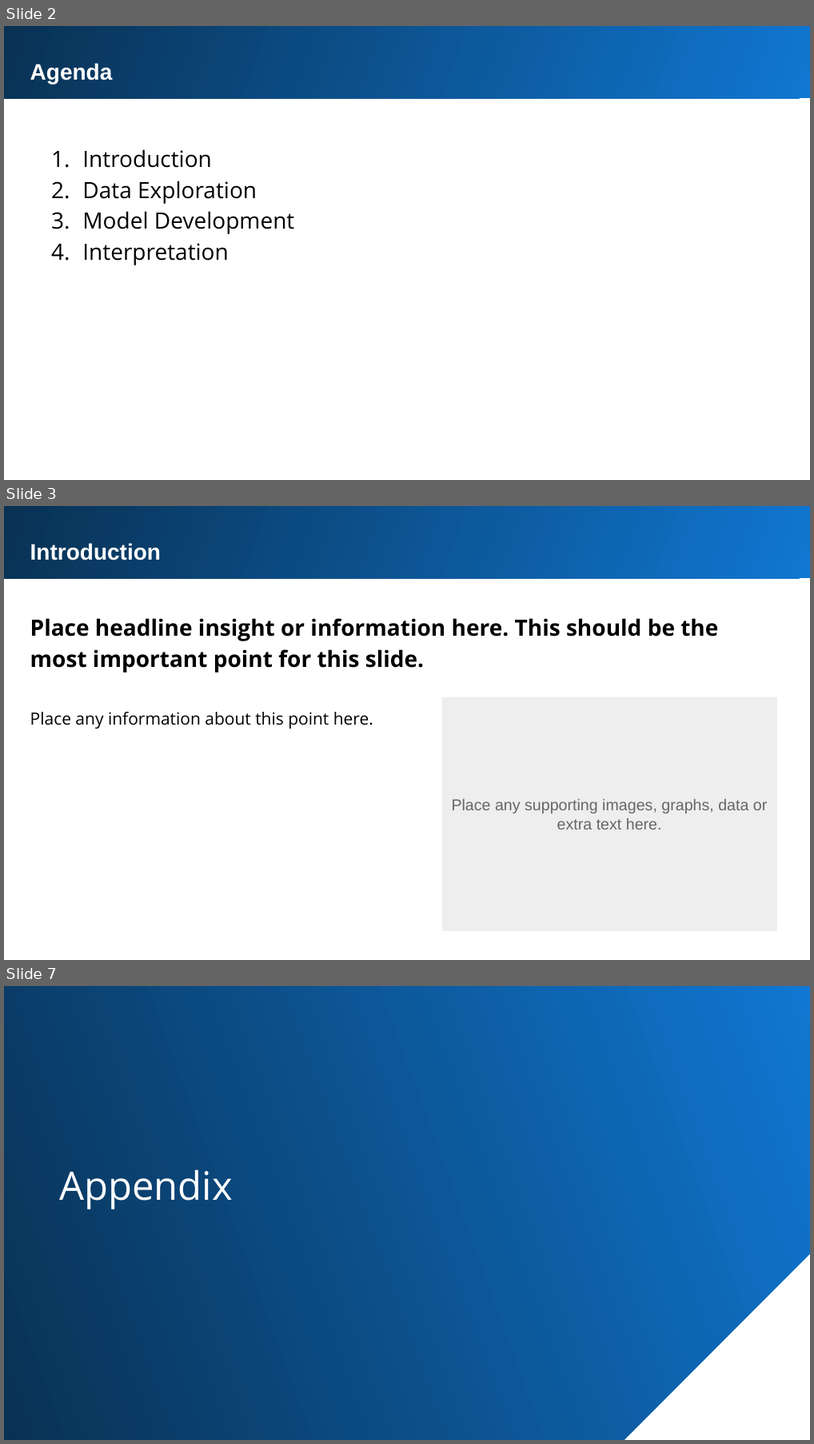
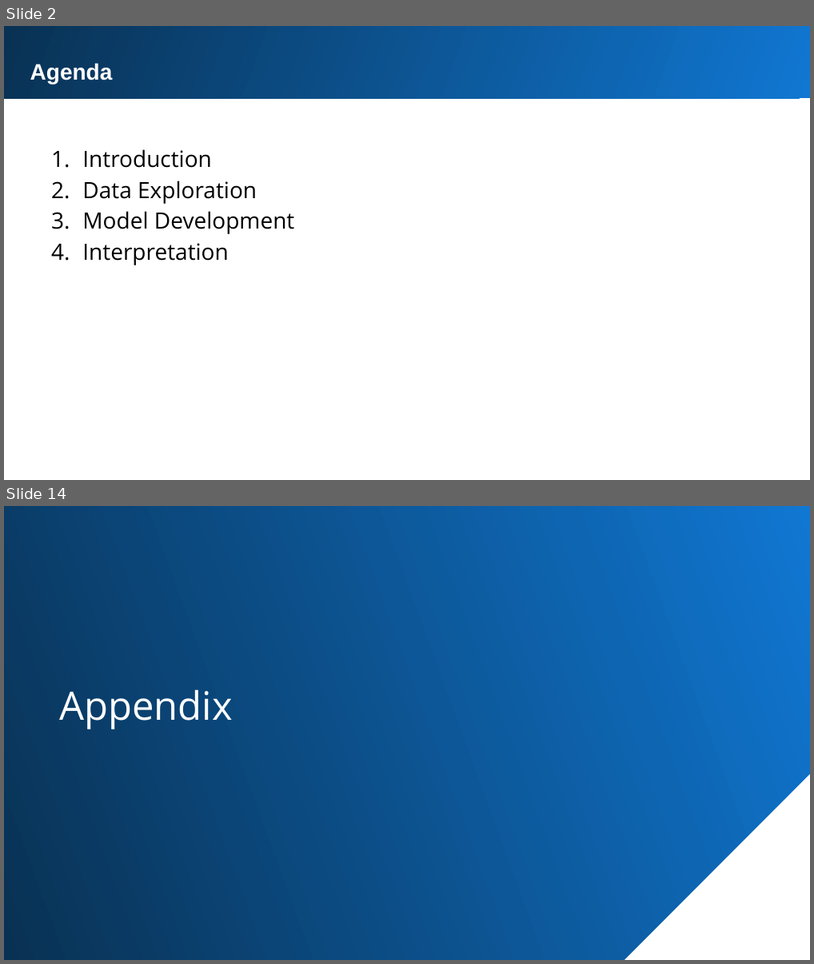
Before and after one commit to Mevhare/Forage-KPMG-AU-Virtual-Internship, a slide deck: Solution/Task 2/Sprocket_Presenation.pptx. Shown one above the other, each under a label of ours: slides 2, 3 and 7 before the commit, slides 2 and 14 after it; the slides between them are not shown. The pictures are 814x1444 and 814x964 pixels, drawn with LibreOffice and Linux fonts; fonts in the diff are those of the drawing. Boxes give left, top, right and bottom in pixels: in the first picture for what was removed or moved away, otherwise in the second. Text is boxed around its words. In the diff, an @@ line names an element or a change of style, - is before the commit and + after.

```diff
--- a/Solution/Task 2/Sprocket_Presenation.pptx
+++ b/Solution/Task 2/Sprocket_Presenation.pptx
@@ slide 3 removed at bbox=[4, 506, 810, 960], background #FFFFFF @@
@@ rectangle removed at bbox=[4, 506, 810, 579] @@
@@ text removed at bbox=[30, 543, 161, 560] @@
-Introduction
@@ text removed at bbox=[30, 618, 718, 672] @@
-Place headline insight or information here. This should be the most important point for this slide.
@@ rectangle removed at bbox=[442, 697, 778, 931] @@
@@ text removed at bbox=[30, 712, 374, 728] @@
-Place any information about this point here.
@@ text removed at bbox=[452, 799, 767, 829] @@
-Place any supporting images, graphs, data or extra text here.
@@ what was slide 7 is now slide 14 @@
```
Also in this commit, not shown: 12 slides added, 4 other slides removed, 6 other files.
